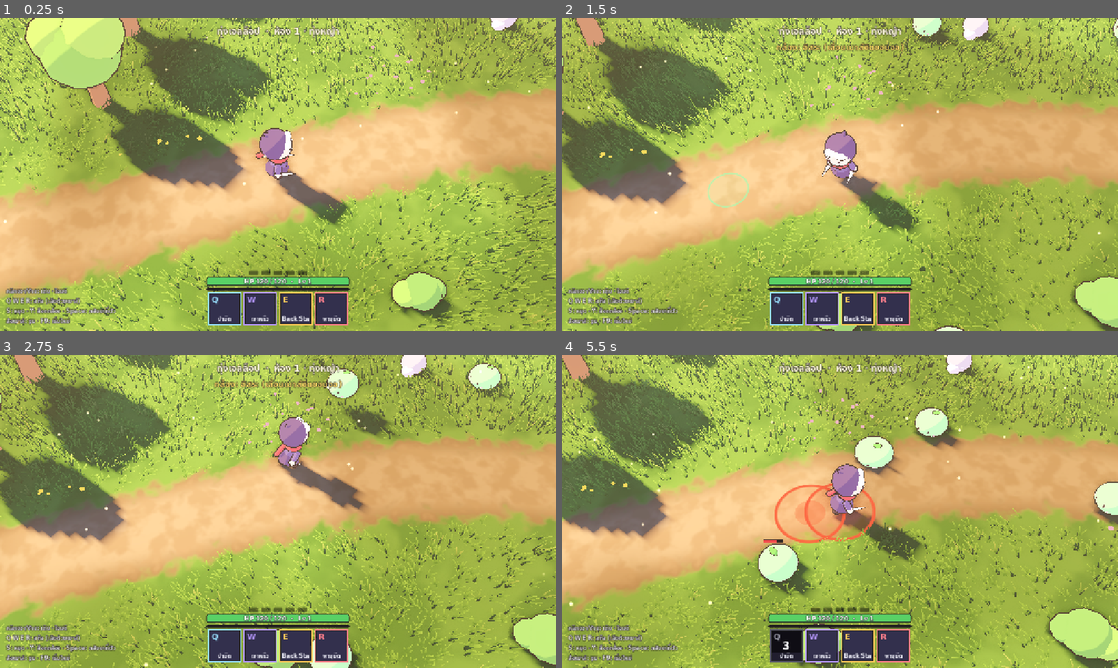
Above: before the commit, frames 1-4 (two rows, left to right).
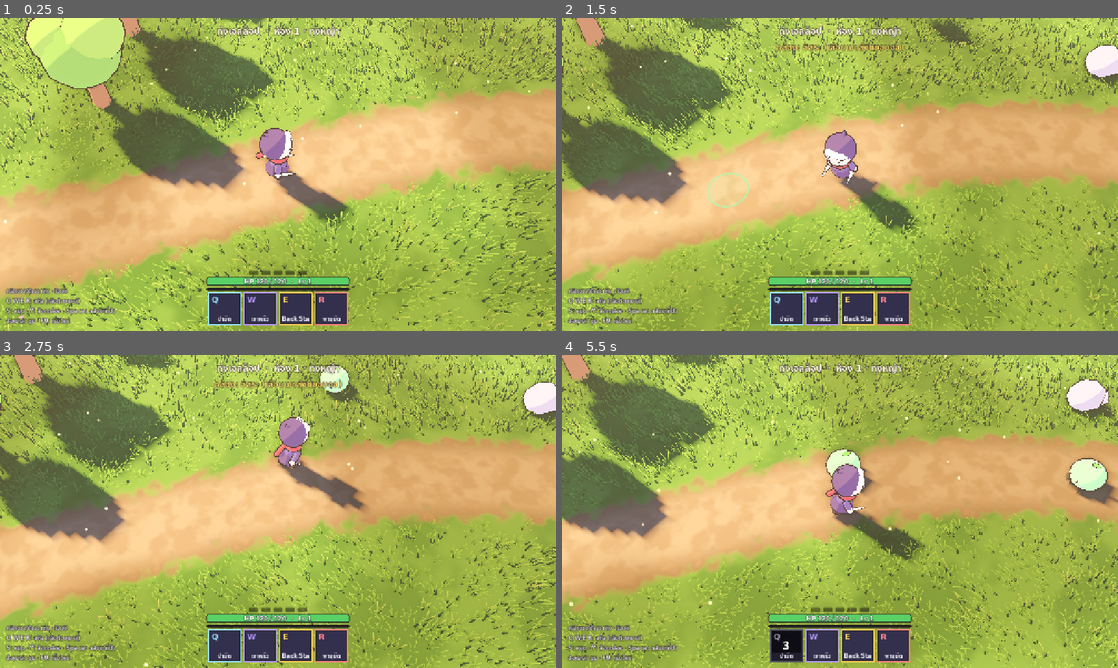
Above: after the commit, the same moments.

Repository: mezealot24/novice-to-hero
Game: Godot game, scene res://scenes/main.tscn
Same seed, same stepped clock (60 frames per second), same inputs: the game is played once before the commit and once after it.
Inputs (mouse positions are in pixels of both pictures, inside the frame that each line leads up to):
- Up to frame 1 (0.25 s): no input
- Up to frame 2 (1.5 s): move the mouse to (962, 158) at 0.52 s; hold Space (camera_center) 0.53-1.28 s; click (962, 158) at 0.67 s; move the mouse to (728, 190) at 1.27 s; tap Y (camera_lock) at 1.35 s; click (728, 190) at 1.42 s
- Up to frame 3 (2.75 s): move the mouse to (333, 442) at 2.02 s; hold Right mouse button (cmd_move) from 2.03 s (still down); click (333, 442) at 2.17 s
- Up to frame 4 (5.5 s): move the mouse to (812, 574) at 2.77 s; release Right mouse button (cmd_move) at 2.78 s; click (812, 574) at 2.85 s; move the mouse to (1006, 558) at 3.52 s; hold S (cmd_stop) 3.53-4.28 s; click (1006, 558) at 3.67 s; move the mouse to (673, 464) at 4.27 s; tap Q at 4.35 s; click (673, 464) at 4.42 s; move the mouse to (867, 511) at 5.02 s; hold Space (camera_center) from 5.03 s (still down); click (867, 511) at 5.17 s

The runs differ from the first frame. In frame 1, 19% of the frame differs, in the area x 0-100%, y 0-100%; in frame 2, 19%; in frame 3, 20%; in frame 4, 25%.

Commit message:
fix(godot): keep near-side scenery low so trees never hide the fight
Co-Authored-By: Claude <noreply@anthropic.com>
Claude-Session: https://claude.ai/code/session_01VrR8nGYoDkZkSc2XAG9oXi

Diff:
--- a/godot/world/meadow.gd
+++ b/godot/world/meadow.gd
@@ -273,7 +273,11 @@
 		var z := -_half.y
 		while z < _half.y:
 			var px := side * (_half.x + _rng.randf_range(1.5, 5.0))
-			if not on_path(px, z, 2.0):
+			if on_path(px, z, 2.0):
+				pass
+			elif z > 2.0:
+				_bush(Vector3(px, 0.0, z)) # near side: keep it low
+			else:
 				_tree(Vector3(px, 0.0, z))
 			z += _rng.randf_range(3.0, 5.0)
 	# A few rocks and bushes inside the arena: cover to play around.
